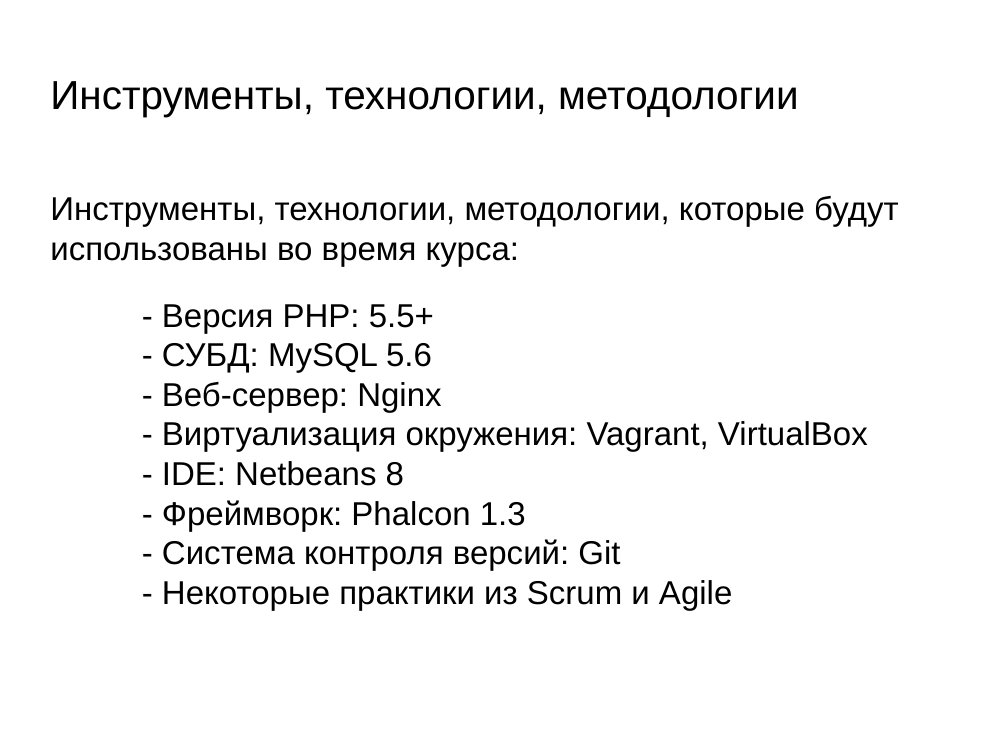
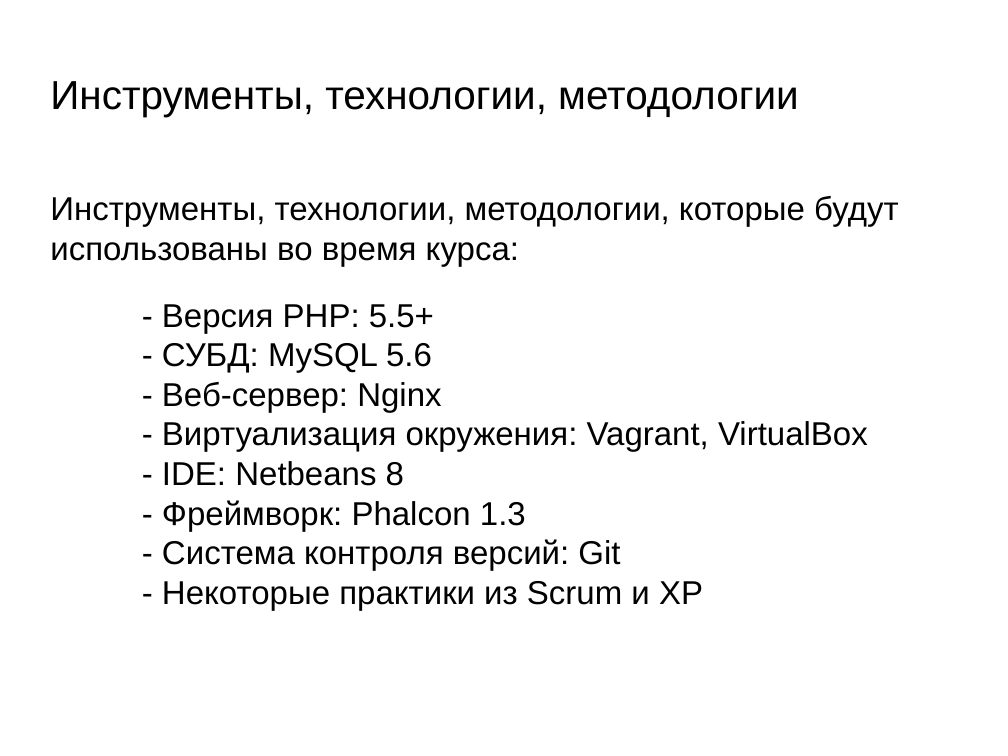
Before and after one commit to enroll37/PHPAug2014, a slide deck: slide 5 of lessons/1/presentation.pptx. Drawn at 1008x756 pixels with LibreOffice and Linux fonts; fonts in the diff are those of the drawing; background and template pictures are left out. Boxes give left, top, right and bottom in pixels: in the first picture for what was removed or moved away, otherwise in the second. Text is boxed around its words. In the diff, an @@ line names an element or a change of style, - is before the commit and + after.

Commit message:
Update lesson 1 presentation.

```diff
--- a/lessons/1/presentation.pptx
+++ b/lessons/1/presentation.pptx
@@ text at bbox=[162, 581, 703, 610]: text changed @@
-- Некоторые практики из Scrum и Agile
+- Некоторые практики из Scrum и XP
```
